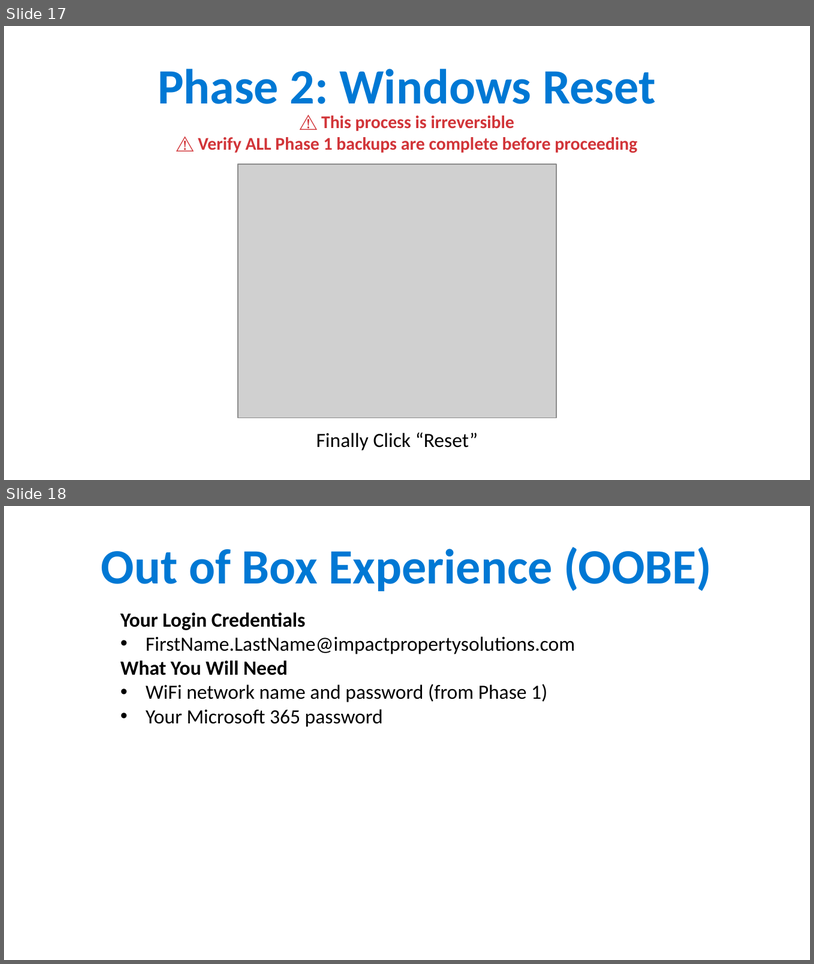
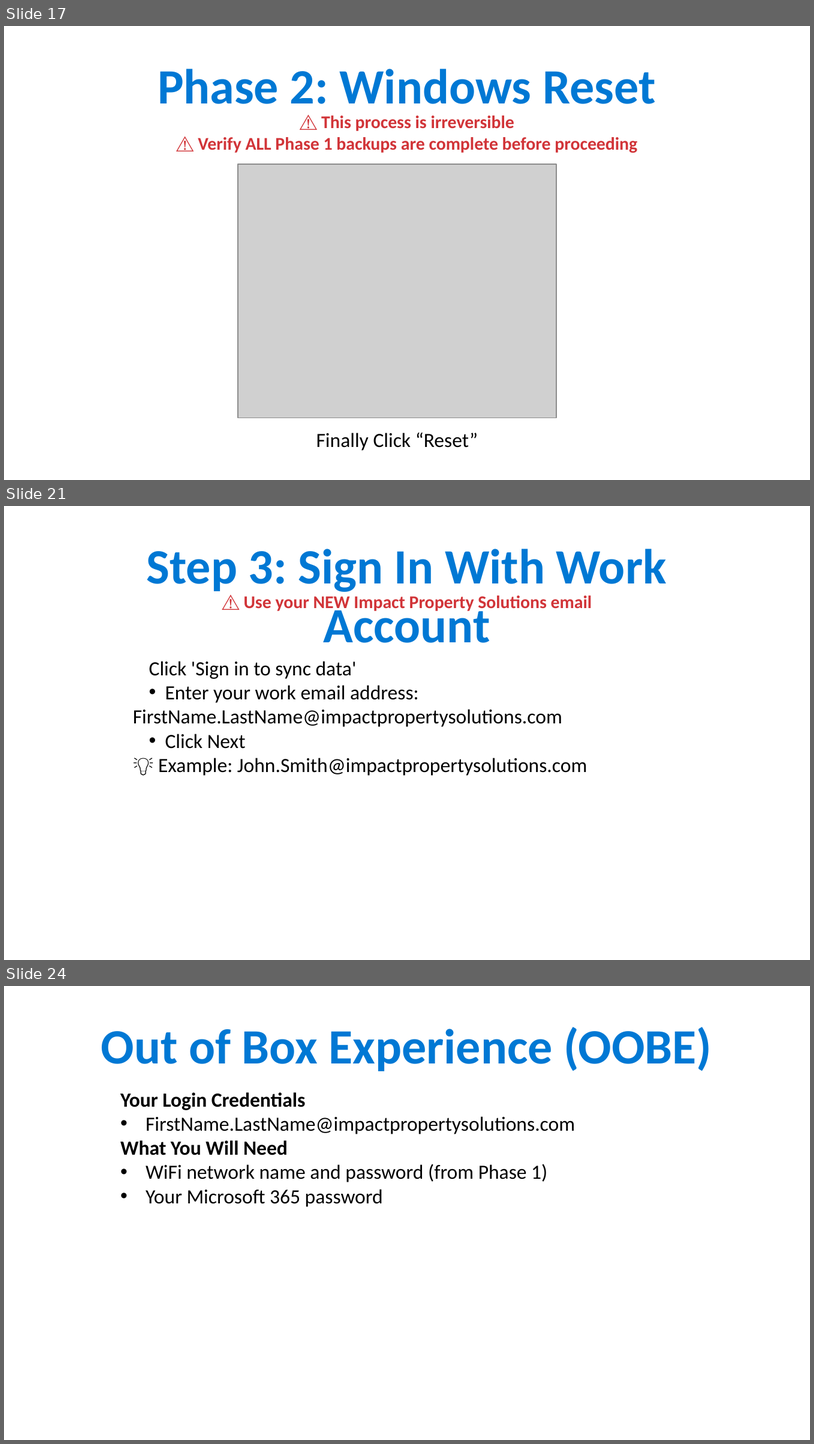
Before and after one commit to ipsghonline/tmp, a slide deck: presentation/Phase1-Backup-Guide.pptx. Shown one above the other, each under a label of ours: slides 17 and 18 before the commit, slides 17, 21 and 24 after it; the slides between them are not shown. The pictures are 814x964 and 814x1444 pixels, drawn with LibreOffice and Linux fonts; fonts in the diff are those of the drawing; grey boxes stand for pictures. Boxes give left, top, right and bottom in pixels: in the first picture for what was removed or moved away, otherwise in the second. Text is boxed around its words. In the diff, an @@ line names an element or a change of style, - is before the commit and + after.

```diff
--- a/presentation/Phase1-Backup-Guide.pptx
+++ b/presentation/Phase1-Backup-Guide.pptx
@@ slide 21 added at bbox=[4, 506, 810, 960], background #FFFFFF @@
@@ text added at bbox=[147, 549, 667, 643], 44 pt, text #0078D4, bold @@
+Step 3: Sign In With Work Account
@@ text added at bbox=[244, 595, 592, 612], 16 pt, text #D13438, bold @@
+⚠️ Use your NEW Impact Property Solutions email
@@ text added at bbox=[133, 661, 587, 775], 18 pt, text #000000 @@
+Click 'Sign in to sync data'
+• Enter your work email address:
+FirstName.LastName@impactpropertysolutions.com
+• Click Next
+💡 Example: John.Smith@impactpropertysolutions.com
@@ what was slide 18 is now slide 24 @@
```
Also in this commit, not shown: 6 other slides added.
